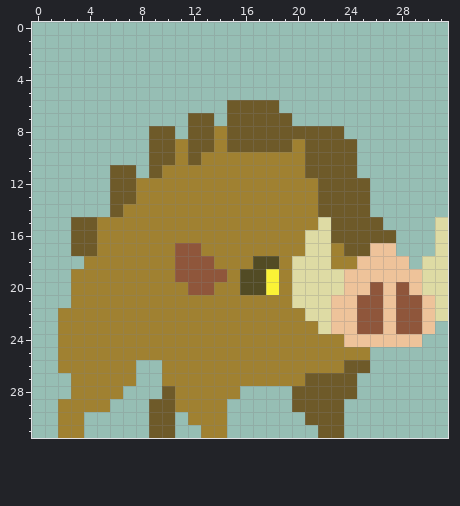
One commit to this pixel-art sprite: rughai/sprites/rughai/mob/burr/giantburr.png. That is the earlier state.
The file is 32x32 pixels.
Now the later version:
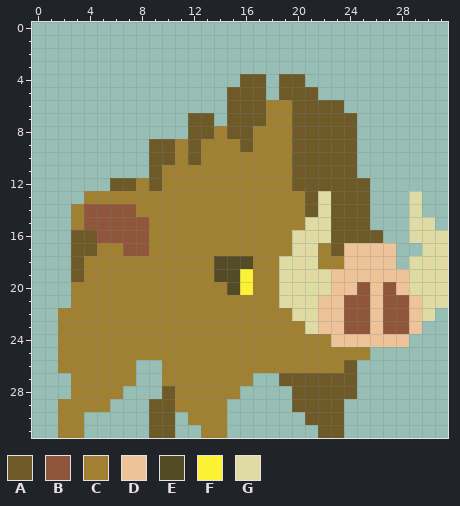
Palette (. is transparent): A #6e5a29  B #8f563b  C #a08131  D #eec39a  E #524b24  F #fbf236  G #dedba4
Changes in this commit:
Colour A now appears in row 4 at x 16 to 17 and 19 to 20; in row 5 at x 15 to 17 and 19 to 21; in row 6 at x 20 to 23; in row 7 at x 20 to 24; in row 8 at x 24; in row 18 at x 3.
The author changed colour C to colour A in rows 9 to 11 at x 20; in row 12 at x 9 and 20 to 21; in rows 13 to 14 at x 21; in row 17 at x 23; in row 19 at x 3; in row 27 at x 19 to 20.
Colour B now appears in row 14 at x 4 to 5.
The author changed colour A to colour B in row 14 at x 6; in row 15 at x 4.
The author changed colour C to colour B in row 14 at x 7; in rows 15 to 16 at x 5 to 8; in row 17 at x 7 to 8.
The author changed colour D to colour B in row 20 at x 25 and 27; in rows 21 to 23 at x 24 and 27.
Colour C now appears in row 6 at x 19; in row 13 at x 4 to 5; in row 14 at x 3.
The author changed colour A to colour C in row 6 at x 18; in row 7 at x 18 to 19; in row 8 at x 17 to 19; in row 9 at x 13, 15 and 17 to 19; in row 13 at x 6 to 7; in row 15 at x 3.
The author changed colour B to colour C in row 17 at x 11 to 12; in rows 18 to 19 at x 11 to 13; in row 20 at x 12 to 13.
The author changed colour E to colour C in row 18 at x 17 to 18; in rows 19 to 20 at x 17.
The author changed colour F to colour C in rows 19 to 20 at x 18.
The author changed colour G to colour C in rows 17 to 18 at x 22.
The author changed colour A to colour D in row 17 at x 24 to 25.
The author changed colour B to colour D in row 20 at x 26 and 28; in rows 21 to 23 at x 26 and 29.
The author changed colour C to colour D in row 18 at x 24; in row 24 at x 23.
The author changed colour G to colour D in rows 19 to 20 at x 23; in rows 21 to 23 at x 22.
The author changed colour B to colour E in row 19 at x 14.
The author changed colour C to colour E in row 18 at x 14 to 16; in rows 19 to 20 at x 15.
The author changed colour E to colour F in rows 19 to 20 at x 16.
Colour G now appears in rows 13 to 14 at x 29; in rows 15 to 16 at x 29 to 30; in row 17 at x 30; in row 18 at x 29.
The author changed colour A to colour G in rows 13 to 14 at x 22.
The author changed colour C to colour G in row 15 at x 21; in rows 16 to 17 at x 20; in rows 18 to 21 at x 19; in row 22 at x 20; in row 23 at x 21.
The author changed colour D to colour G in rows 19 to 20 at x 29; in rows 21 to 22 at x 30.
The author cleared colour A in row 8 at x 9 to 10; in row 11 at x 6 to 7; in row 15 at x 26; in row 16 at x 27; in row 26 at x 25.
The author cleared colour C in row 27 at x 17 to 18.
The author cleared colour D in row 18 at x 28; in row 23 at x 30; in row 24 at x 29.
The author cleared colour G in row 15 at x 31; in row 22 at x 31.
Changed places in both pictures, as pixel boxes (x1, y1, x2, y2):
changed: (71, 74, 448, 386)
